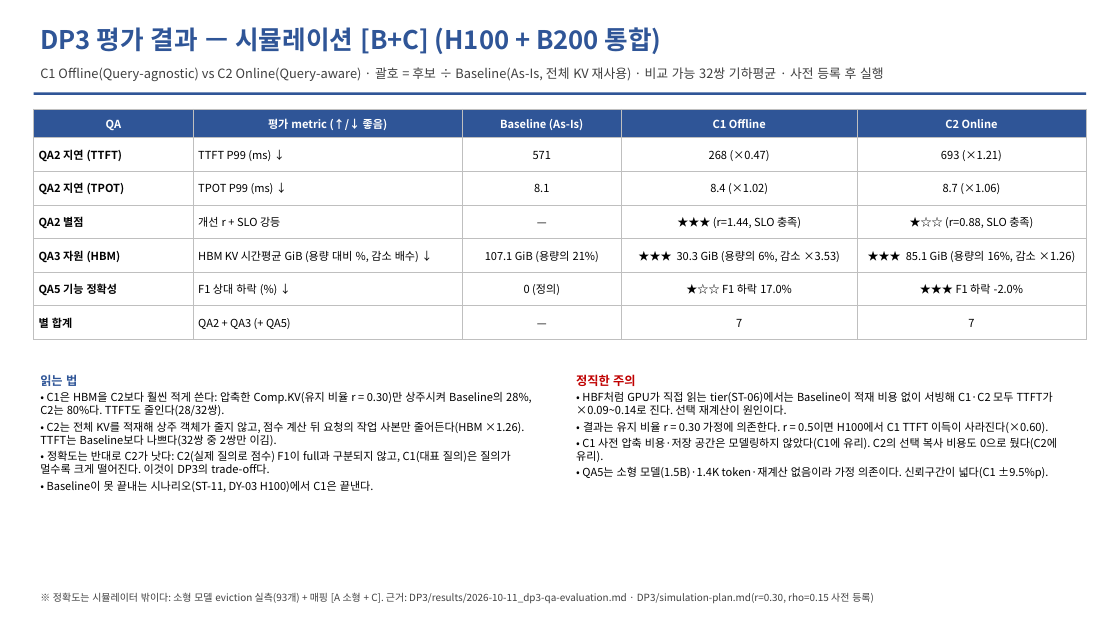
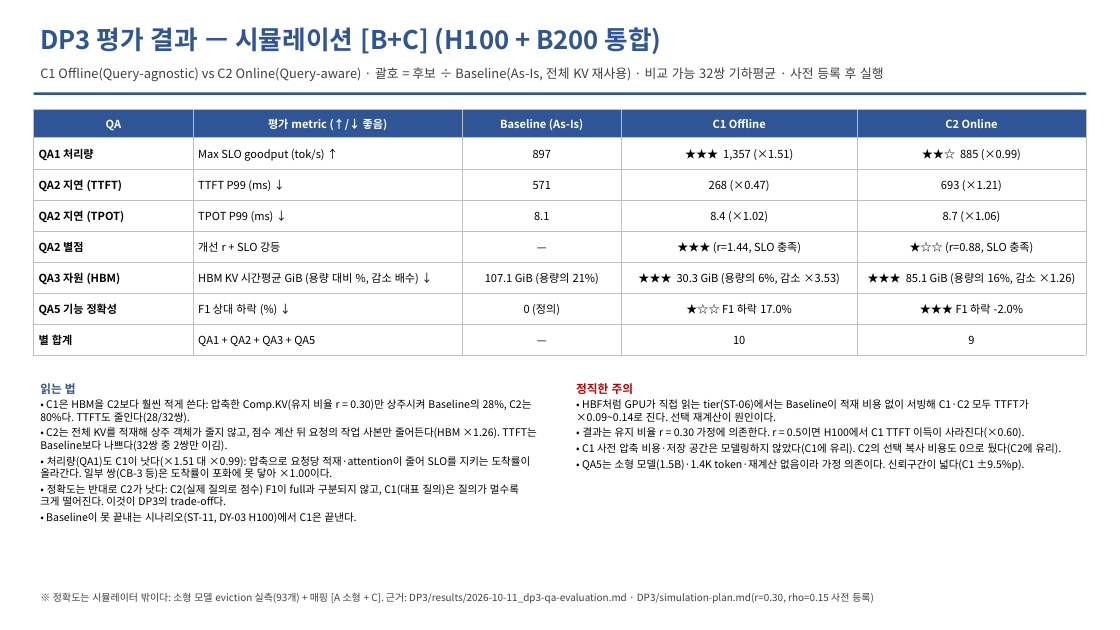
Before and after one commit to mkim0628/vllm, a slide deck: slide 22 of doc-mk/DP-overview-qa-unified.pptx (slide 21 before the commit). Drawn at 1120x630 pixels with LibreOffice and Linux fonts; fonts in the diff are those of the drawing. Boxes give left, top, right and bottom in pixels: in the first picture for what was removed or moved away, otherwise in the second. Text is boxed around its words. In the diff, an @@ line names an element or a change of style, - is before the commit and + after.

```diff
--- a/doc-mk/DP-overview-qa-unified.pptx
+++ b/doc-mk/DP-overview-qa-unified.pptx
@@ table at <box>34,109,1086,355</box> @@
+row 2: QA1 처리량 | Max SLO goodput (tok/s) ↑ | 897 | ★★★ 1,357 (×1.51) | ★★☆ 885 (×0.99)
-row 7: 별 합계 | QA2 + QA3 (+ QA5) | — | 7 | 7
+row 8: 별 합계 | QA1 + QA2 + QA3 + QA5 | — | 10 | 9
@@ text "읽는 법": place and size @@
-text "읽는 법" at <box>40,374,532,492</box>
+text "읽는 법" at <box>40,383,536,523</box>
@@ text at <box>40,383,536,523</box>: size 10.5 to 10 pt in "읽는 법"; size 9.5 to 9 pt in "• C1은 HBM을 C2보다 훨씬 적게 쓴다: ...", "• C2는 전체 KV를 적재해 상주 객체가 ...", "• 정확도는 반대로 C2가 낫다: C2(실제 질의로 ...", "• Baseline이 못 끝내는 시나리오(ST-11, DY-03 H100)에서 ..." @@
@@ text "정직한 주의": place and size @@
-text "정직한 주의" at <box>576,374,1057,479</box>
+text "정직한 주의" at <box>576,383,1062,471</box>
@@ text "정직한 주의" at <box>576,383,1062,471</box>: size 10.5 to 10 pt in "정직한 주의"; size 9.5 to 9 pt @@
@@ text at <box>40,456,531,479</box>: paragraph added @@
+• 처리량(QA1)도 C1이 낫다(×1.51 대 ×0.99): 압축으로 요청당 적재·attention이 줄어 SLO를 지키는 도착률이 올라간다. 일부 쌍(CB-3 등)은 도착률이 포화에 못 닿아 ×1.00이다.
```
Also in this commit, not shown: 11 other slides changed, 3 slides added, 15 other files.
